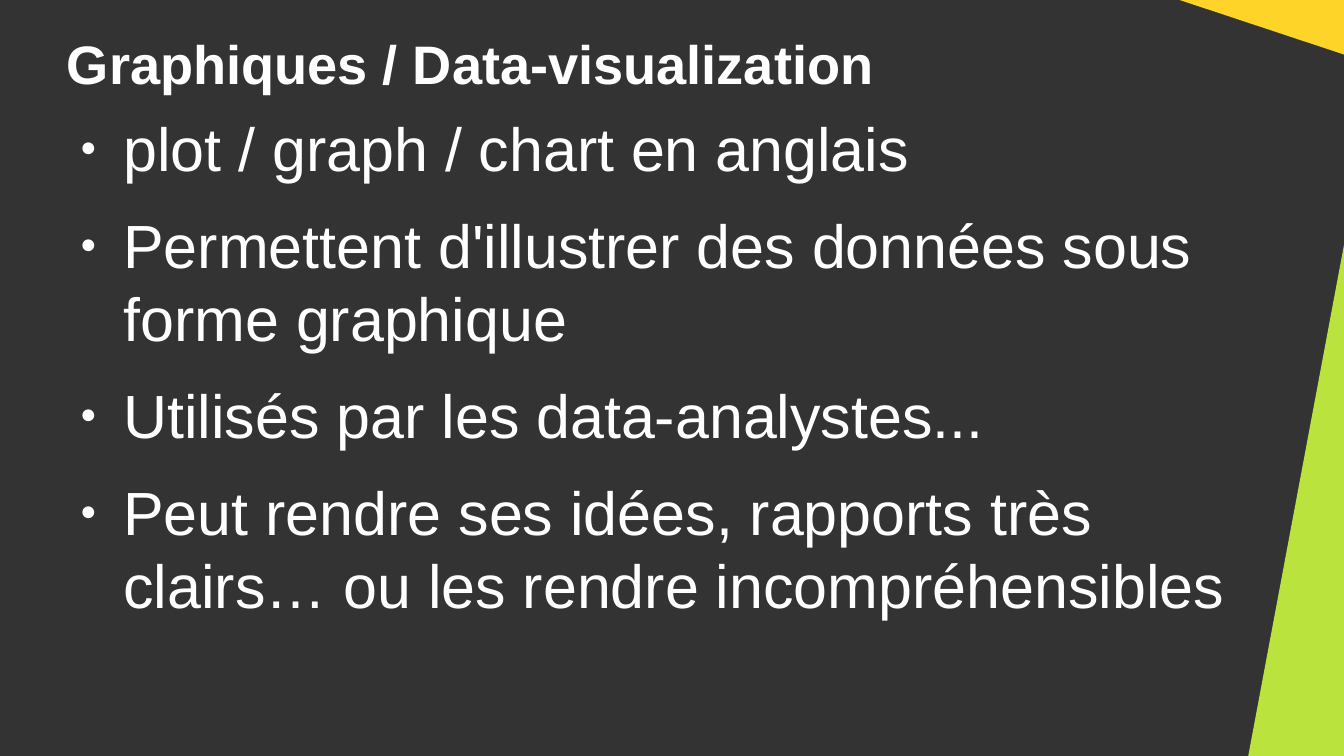
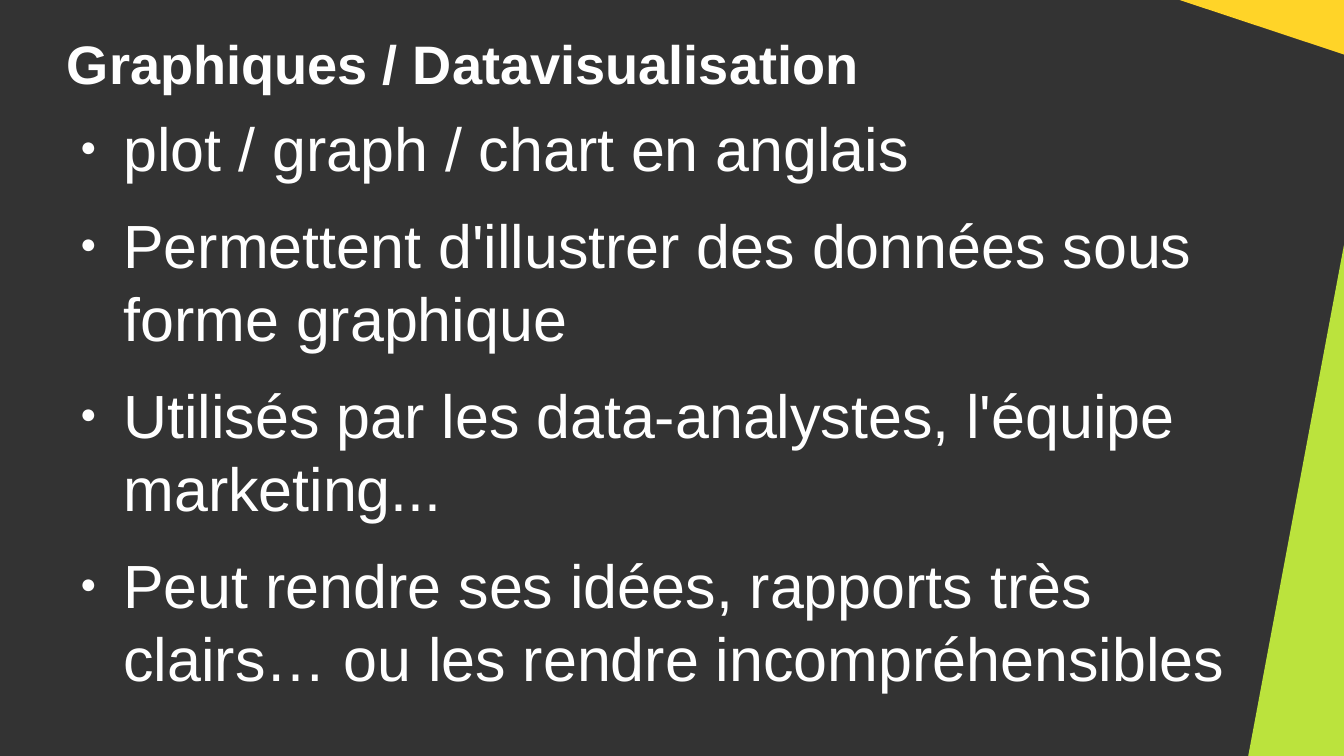
Before and after one commit to DanYellow/cours, a slide deck: slide 3 of big-data-s4/travaux-pratiques/numero-7/presentation.odp. Drawn at 1344x756 pixels with LibreOffice and Linux fonts; fonts in the diff are those of the drawing. Boxes give left, top, right and bottom in pixels: in the first picture for what was removed or moved away, otherwise in the second. Text is boxed around its words. In the diff, an @@ line names an element or a change of style, - is before the commit and + after.

Commit message:
Add tp4@data-journalisme

```diff
--- a/big-data-s4/travaux-pratiques/numero-7/presentation.odp
+++ b/big-data-s4/travaux-pratiques/numero-7/presentation.odp
@@ title at (67, 44, 859, 93): text changed @@
-Graphiques / Data-visualization
+Graphiques / Datavisualisation
@@ text at (123, 393, 1174, 522): text changed @@
-● Utilisés par les data-analystes...
+● Utilisés par les data-analystes, l'équipe marketing...
```
Also in this commit, not shown: 5 other slides changed, 1 slide removed, 10 other files.
